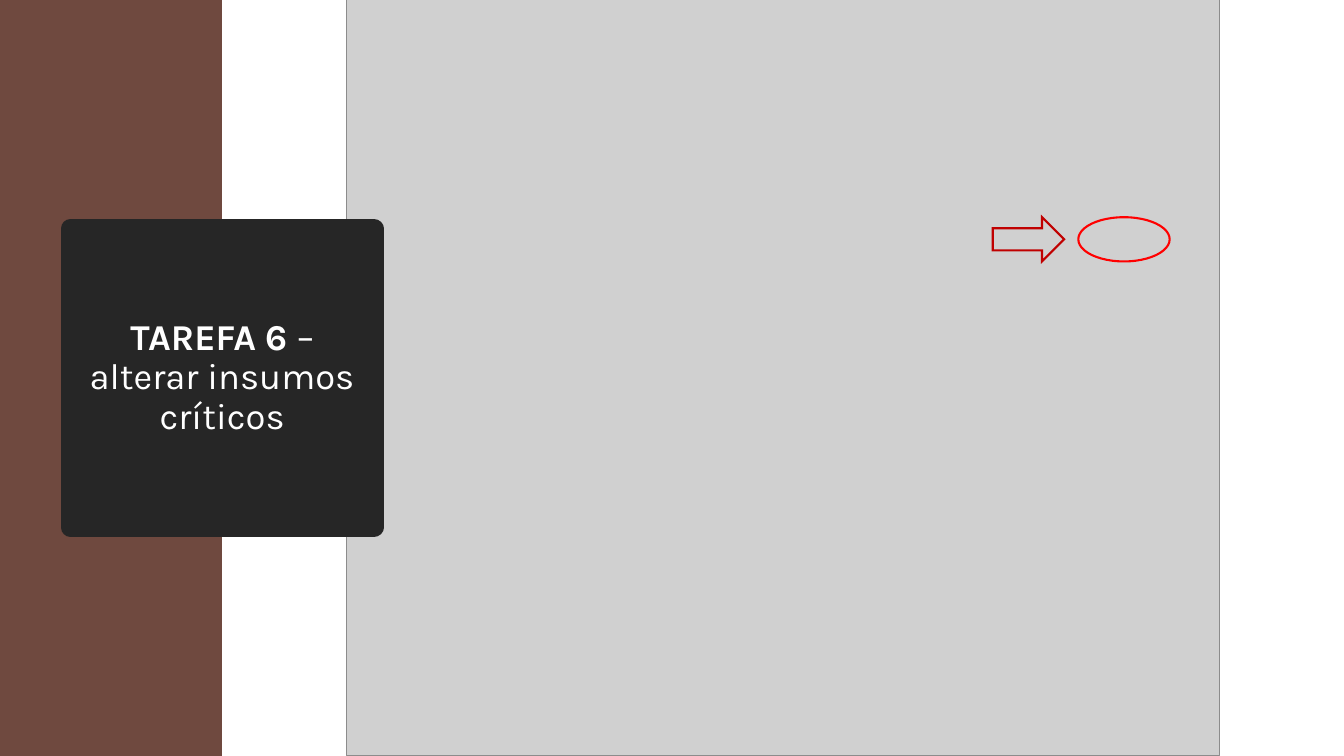
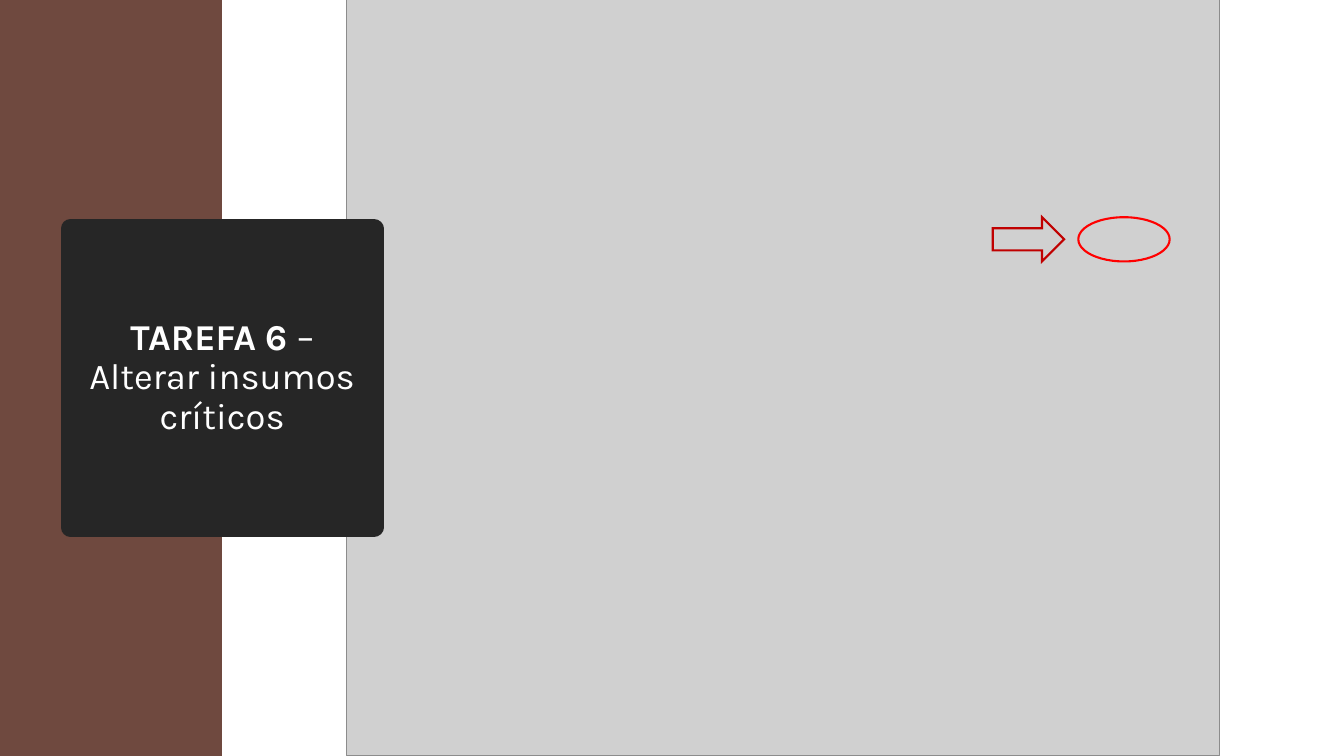
Before and after one commit to ICEI-PUC-Minas-PMV-SI/pmv-si-2026-1-pe3-t3-squad-05, a slide deck: slide 37 of docs/testes/Fluxo.pptx (slide 38 before the commit). Drawn at 1344x756 pixels with LibreOffice and Linux fonts; fonts in the diff are those of the drawing; grey boxes stand for pictures. Boxes give left, top, right and bottom in pixels: in the first picture for what was removed or moved away, otherwise in the second. Text is boxed around its words. In the diff, an @@ line names an element or a change of style, - is before the commit and + after.

```diff
--- a/docs/testes/Fluxo.pptx
+++ b/docs/testes/Fluxo.pptx
@@ title at (89, 326, 355, 430): text changed @@
-TAREFA 6 –alterar insumos críticos
+TAREFA 6 –Alterar insumos críticos
```
Also in this commit, not shown: 12 other slides changed, 1 slide removed.
